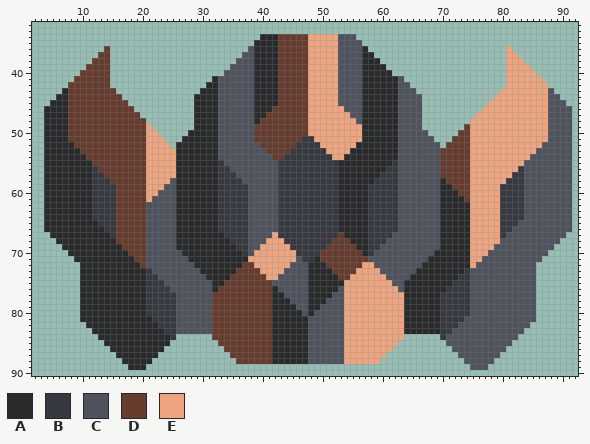
Sprite sheet, stored at sprites/blocks/turrets/a14-crossfire.png. This is how it looked before the edit.
The file is 96x96 pixels. Shown: x 2..92, y 32..90.
Palette (. is transparent): A #292a2c  B #363940  C #4f535d  D #673c2f  E #eea57f
Pixels before, first column x 4:
34 ....................................AAADDDDDEEEEECCC....................................
35 ...................................AAAADDDDDEEEEECCCC...................................
36 ..........D.......................CAAAADDDDDEEEEECCCCA.......................E..........
37 .........DD......................CCAAAADDDDDEEEEECCCCAA......................EE.........
38 ........DDD.....................CCCAAAADDDDDEEEEECCCCAAA.....................EEE........
39 .......DDDD....................CCCCAAAADDDDDEEEEECCCCAAAA....................EEEE.......
40 ......DDDDD...................CCCCCAAAADDDDDEEEEECCCCAAAAA...................EEEEE......
41 .....DDDDDD.................ACCCCCCAAAADDDDDEEEEECCCCAAAAAAC.................EEEEEE.....
42 ....DDDDDDD................AACCCCCCAAAADDDDDEEEEECCCCAAAAAACC................EEEEEEE....
43 ...ADDDDDDDD..............AAACCCCCCAAAADDDDDEEEEECCCCAAAAAACCC..............EEEEEEEEC...
44 ..AADDDDDDDDD............AAAACCCCCCAAAADDDDDEEEEECCCCAAAAAACCCC............EEEEEEEEECC..
45 .AAADDDDDDDDDD...........AAAACCCCCCAAAADDDDDEEEEECCCCAAAAAACCCC...........EEEEEEEEEECCC.
46 AAAADDDDDDDDDDD..........AAAACCCCCCAAADDDDDDEEEEEECCCAAAAAACCCC..........EEEEEEEEEEECCCC
47 AAAADDDDDDDDDDDD.........AAAACCCCCCAADDDDDDDEEEEEEECCAAAAAACCCC.........EEEEEEEEEEEECCCC
48 AAAADDDDDDDDDDDDD........AAAACCCCCCADDDDDDDDEEEEEEEECAAAAAACCCC........EEEEEEEEEEEEECCCC
49 AAAADDDDDDDDDDDDDE.......AAAACCCCCCDDDDDDDDDEEEEEEEEEAAAAAACCCC.......DEEEEEEEEEEEEECCCC
50 AAAADDDDDDDDDDDDDEE.....AAAAACCCCCCDDDDDDDDDEEEEEEEEEAAAAAACCCCC.....DDEEEEEEEEEEEEECCCC
51 AAAADDDDDDDDDDDDDEEE...AAAAAACCCCCCDDDDDDDDBBEEEEEEEEAAAAAACCCCCC...DDDEEEEEEEEEEEEECCCC
52 AAAAADDDDDDDDDDDDEEEE.AAAAAAACCCCCCCDDDDDDBBBBEEEEEEAAAAAAACCCCCCC.DDDDEEEEEEEEEEEECCCCC
53 AAAAAADDDDDDDDDDDEEEEEAAAAAAACCCCCCCCDDDDBBBBBBEEEEAAAAAAAACCCCCCCDDDDDEEEEEEEEEEECCCCCC
54 AAAAAAADDDDDDDDDDEEEEEAAAAAAACCCCCCCCCDDBBBBBBBBEEAAAAAAAAACCCCCCCDDDDDEEEEEEEEEECCCCCCC
55 AAAAAAAADDDDDDDDDEEEEEAAAAAAABCCCCCCCCCBBBBBBBBBBAAAAAAAAABCCCCCCCDDDDDEEEEEEEEECCCCCCCC
56 AAAAAAAABDDDDDDDDEEEEEAAAAAAABBCCCCCCCCBBBBBBBBBBAAAAAAAABBCCCCCCCDDDDDEEEEEEEEBCCCCCCCC
57 AAAAAAAABBDDDDDDDEEEEEAAAAAAABBBCCCCCCCBBBBBBBBBBAAAAAAABBBCCCCCCCDDDDDEEEEEEEBBCCCCCCCC
58 AAAAAAAABBBDDDDDDEEEECAAAAAAABBBBCCCCCCBBBBBBBBBBAAAAAABBBBCCCCCCCADDDDEEEEEEBBBCCCCCCCC
59 AAAAAAAABBBBDDDDDEEECCAAAAAAABBBBBCCCCCBBBBBBBBBBAAAAABBBBBCCCCCCCAADDDEEEEEBBBBCCCCCCCC
60 AAAAAAAABBBBDDDDDEECCCAAAAAAABBBBBCCCCCBBBBBBBBBBAAAAABBBBBCCCCCCCAAADDEEEEEBBBBCCCCCCCC
61 AAAAAAAABBBBDDDDDECCCCAAAAAAABBBBBCCCCCBBBBBBBBBBAAAAABBBBBCCCCCCCAAAADEEEEEBBBBCCCCCCCC
62 AAAAAAAABBBBDDDDDCCCCCAAAAAAABBBBBCCCCCBBBBBBBBBBAAAAABBBBBCCCCCCCAAAAAEEEEEBBBBCCCCCCCC
63 AAAAAAAABBBBDDDDDCCCCCAAAAAAABBBBBCCCCCBBBBBBBBBBAAAAABBBBBCCCCCCCAAAAAEEEEEBBBBCCCCCCCC
64 AAAAAAAABBBBDDDDDCCCCCAAAAAAABBBBBCCCCCBBBBBBBBBBAAAAABBBBBCCCCCCCAAAAAEEEEEBBBBCCCCCCCC
65 AAAAAAAAABBBDDDDDCCCCCAAAAAAABBBBBCCCCCBBBBBBBBBBAAAAABBBBBCCCCCCCAAAAAEEEEEBBBCCCCCCCCC
66 AAAAAAAAAABBDDDDDCCCCCAAAAAAABBBBBCCCCCBBBBBBBBBBAAAAABBBBBCCCCCCCAAAAAEEEEEBBCCCCCCCCCC
67 .AAAAAAAAAABDDDDDCCCCCAAAAAAAABBBBCCCCEBBBBBBBBBBDAAAABBBBCCCCCCCCAAAAAEEEEEBCCCCCCCCCC.
68 ..AAAAAAAAAADDDDDCCCCCAAAAAAAAABBBCCCEEEBBBBBBBBDDDAAABBBCCCCCCCCCAAAAAEEEEECCCCCCCCCC..
69 ...AAAAAAAAAADDDDCCCCCAAAAAAAAAABBCCEEEEEBBBBBBDDDDDAABBCCCCCCCCCCAAAAAEEEECCCCCCCCCC...
70 ....AAAAAAAAAADDDCCCCCCAAAAAAAAAABCEEEEEEEBBBBDDDDDDDABCCCCCCCCCCAAAAAAEEECCCCCCCCCC....
71 .....AAAAAAAAAADDCCCCCCCAAAAAAAAAAEEEEEEEECBBADDDDDDDDCCCCCCCCCCAAAAAAAEECCCCCCCCCC.....
72 ......AAAAAAAAAADCCCCCCCCAAAAAAAADDEEEEEECCCAAADDDDDDEECCCCCCCCAAAAAAAAECCCCCCCCCC......
73 ......AAAAAAAAAAABCCCCCCCCAAAAAADDDDEEEECCCCAAAADDDDEEEECCCCCCAAAAAAAABCCCCCCCCCCC......
74 ......AAAAAAAAAAABBCCCCCCCCAAAADDDDDDEECCCCCAAAAADDEEEEEECCCCAAAAAAAABBCCCCCCCCCCC......
75 ......AAAAAAAAAAABBBCCCCCCCCAADDDDDDDDCCCCCCAAAAAAEEEEEEEECCAAAAAAAABBBCCCCCCCCCCC......
76 ......AAAAAAAAAAABBBBCCCCCCCADDDDDDDDDACCCCCAAAAACEEEEEEEEECAAAAAAABBBBCCCCCCCCCCC......
77 ......AAAAAAAAAAABBBBBCCCCCCDDDDDDDDDDAACCCCAAAACCEEEEEEEEEEAAAAAABBBBBCCCCCCCCCCC......
78 ......AAAAAAAAAAABBBBBCCCCCCDDDDDDDDDDAAACCCAAACCCEEEEEEEEEEAAAAAABBBBBCCCCCCCCCCC......
79 ......AAAAAAAAAAABBBBBCCCCCCDDDDDDDDDDAAAACCAACCCCEEEEEEEEEEAAAAAABBBBBCCCCCCCCCCC......
80 ......AAAAAAAAAAABBBBBCCCCCCDDDDDDDDDDAAAAACACCCCCEEEEEEEEEEAAAAAABBBBBCCCCCCCCCCC......
81 ......AAAAAAAAAAAABBBBCCCCCCDDDDDDDDDDAAAAAACCCCCCEEEEEEEEEEAAAAAABBBBCCCCCCCCCCCC......
82 .......AAAAAAAAAAAABBBCCCCCCDDDDDDDDDDAAAAAACCCCCCEEEEEEEEEEAAAAAABBBCCCCCCCCCCCC.......
83 ........AAAAAAAAAAAABBCCCCCCDDDDDDDDDDAAAAAACCCCCCEEEEEEEEEEAAAAAABBCCCCCCCCCCCC........
84 .........AAAAAAAAAAAAB......DDDDDDDDDDAAAAAACCCCCCEEEEEEEEEE......BCCCCCCCCCCCC.........
85 ..........AAAAAAAAAAA........DDDDDDDDDAAAAAACCCCCCEEEEEEEEE........CCCCCCCCCCC..........
86 ...........AAAAAAAAA..........DDDDDDDDAAAAAACCCCCCEEEEEEEE..........CCCCCCCCC...........
87 ............AAAAAAA............DDDDDDDAAAAAACCCCCCEEEEEEE............CCCCCCC............
88 .............AAAAA..............DDDDDDAAAAAACCCCCCEEEEEE..............CCCCC.............
89 ..............AAA......................................................CCC..............
Once edited:
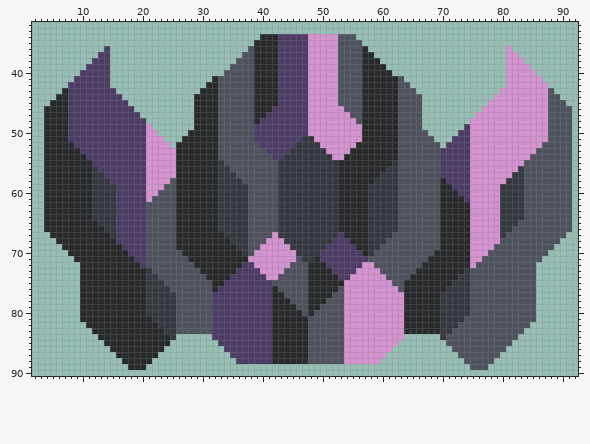
Diff:
Colour D changes from #673c2f to #4d3d66.
Colour E changes from #eea57f to #d592d1.
Pixel boxes of the changes (left, top, right, bottom) in both pictures:
changed: (254, 34, 362, 160)
changed: (68, 46, 176, 268)
changed: (440, 46, 548, 268)
changed: (212, 232, 296, 364)
changed: (320, 232, 404, 364)
